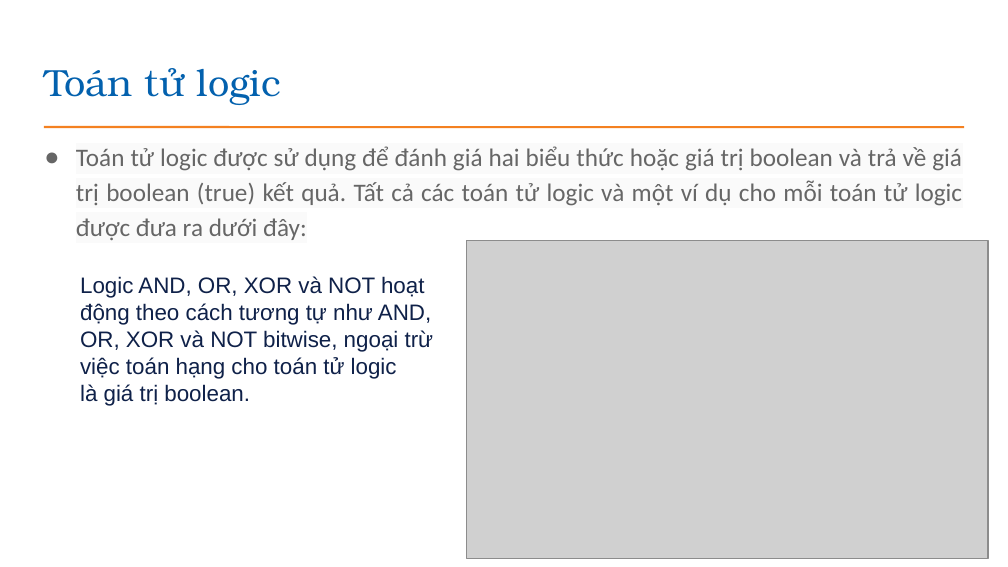
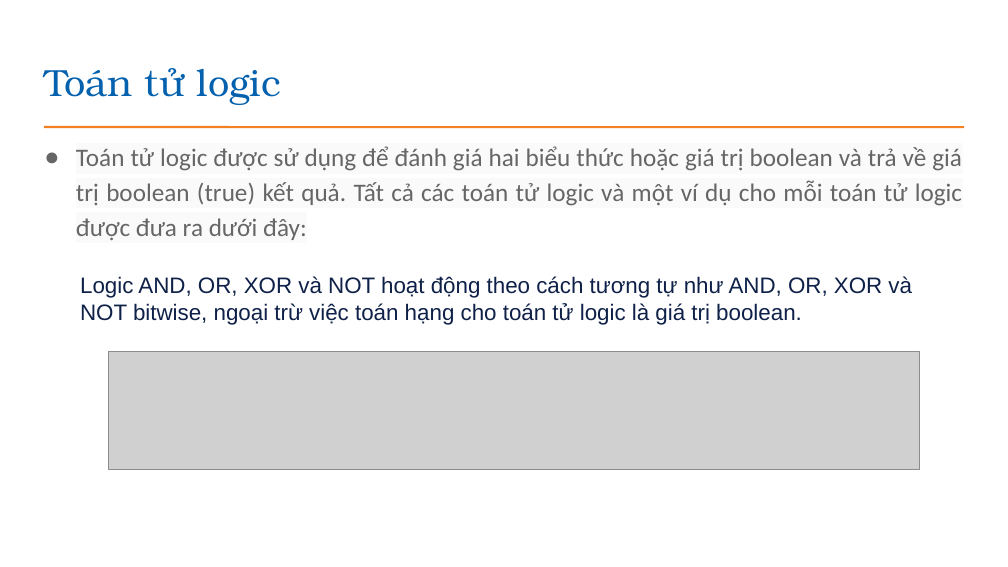
Before and after one commit to EdisonTechnologyAcademy/Java---Construction, a slide deck: slide 32 of presentations/Bài 3_Cac phep toan va bieu thuc.pptx. Drawn at 1008x567 pixels with LibreOffice and Linux fonts; fonts in the diff are those of the drawing; grey boxes stand for pictures; background and template pictures are left out. Boxes give left, top, right and bottom in pixels: in the first picture for what was removed or moved away, otherwise in the second. Text is boxed around its words. In the diff, an @@ line names an element or a change of style, - is before the commit and + after.

```diff
--- a/presentations/Bài 3_Cac phep toan va bieu thuc.pptx
+++ b/presentations/Bài 3_Cac phep toan va bieu thuc.pptx
@@ text "Logic AND, OR, XOR và ..." rewrapped from [80,276,434,406] to [80,276,912,325] @@
@@ picture removed at [466,240,988,558] @@
@@ picture added at [109,352,919,470] @@
```
Also in this commit, not shown: 1 other slide changed, 4 slides added, 19 other files.
